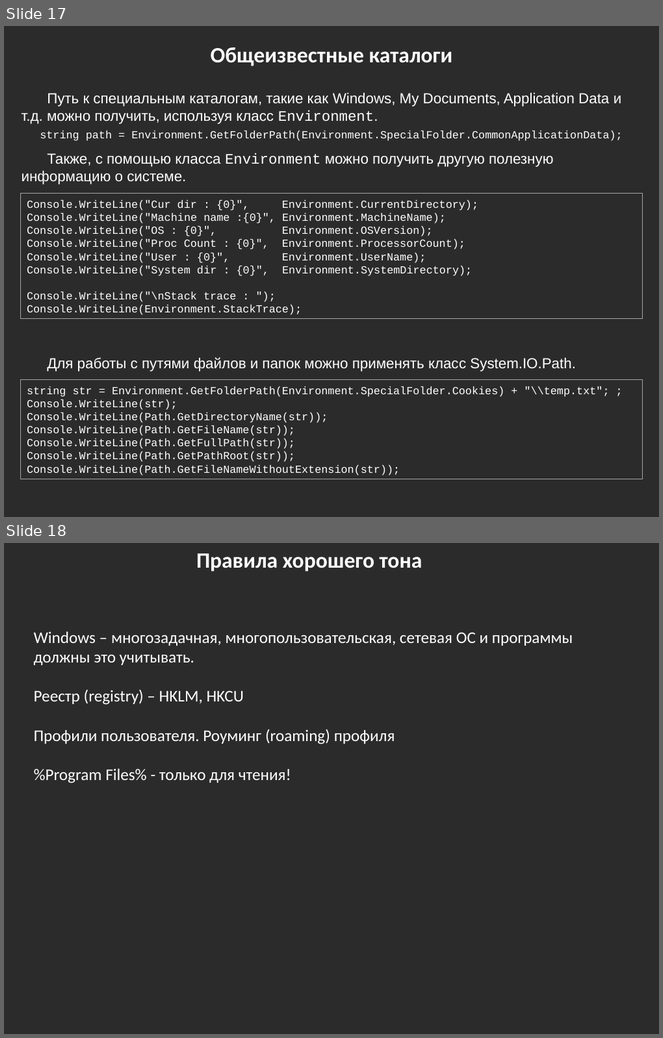
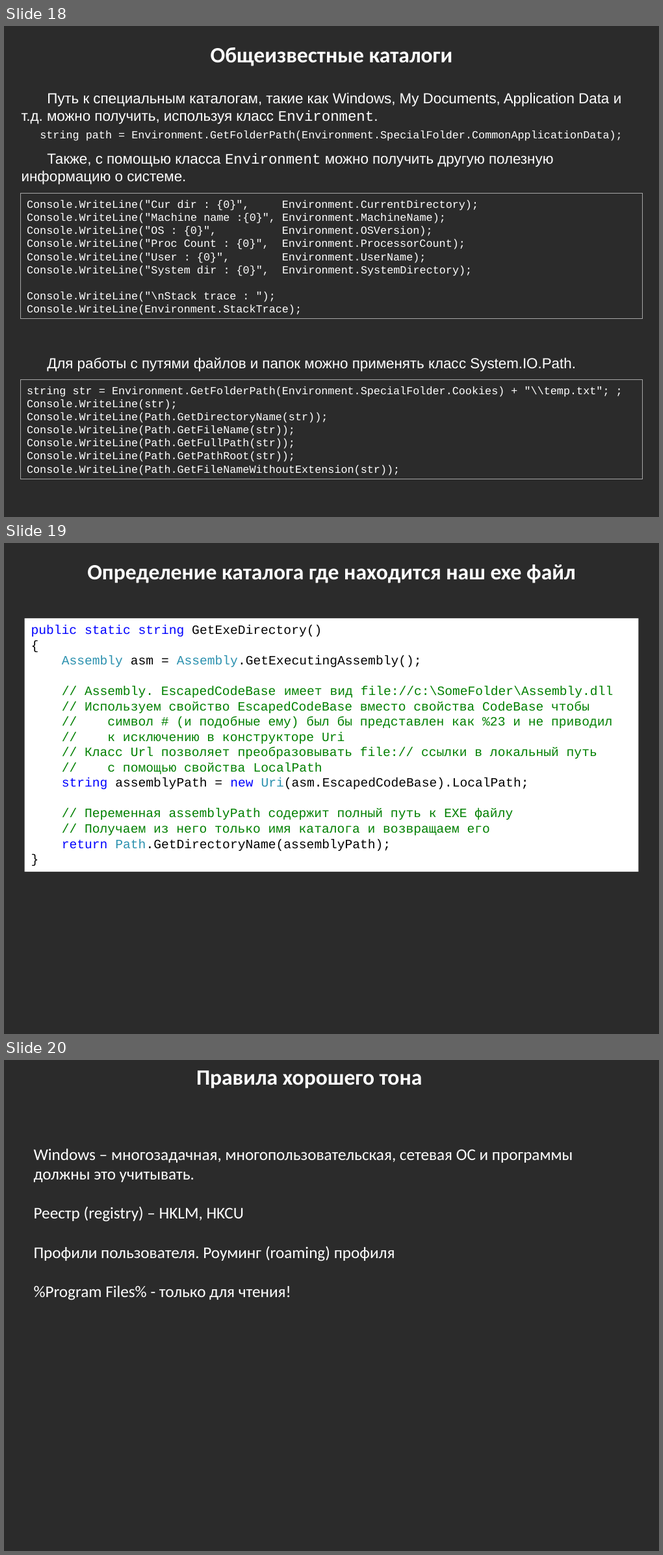
Before and after one commit to bazile/Training, a slide deck: Presentation/lesson-04-io.pptx. Shown one above the other, each under a label of ours: slides 17 and 18 before the commit, slides 18, 19 and 20 after it. The pictures are 663x1038 and 663x1555 pixels, drawn with LibreOffice and Linux fonts; fonts in the diff are those of the drawing; background and template pictures are left out; a plain dark background stands for a picture behind light text. Boxes give left, top, right and bottom in pixels: in the first picture for what was removed or moved away, otherwise in the second. Text is boxed around its words. In the diff, an @@ line names an element or a change of style, - is before the commit and + after.

```diff
--- a/Presentation/lesson-04-io.pptx
+++ b/Presentation/lesson-04-io.pptx
@@ slide 19 added at [4, 543, 659, 1034], background picture (left out) @@
@@ text added at [87, 564, 576, 583], 24 pt, text #FFFFFF, bold @@
+Определение каталога где находится наш exe файл
@@ rectangle added at [24, 618, 638, 872], fill #FFFFFF, 14 pt, text #008000 @@
+public static string GetExeDirectory()
+{
+Assembly asm = Assembly.GetExecutingAssembly();
+// Assembly. EscapedCodeBase имеет вид file://c:\SomeFolder\Assembly.dll
+// Используем свойство EscapedCodeBase вместо свойства CodeBase чтобы
+// символ # (и подобные ему) был бы представлен как %23 и не приводил
+// к исключению в конструкторе Uri
+// Класс Url позволяет преобразовывать file:// ссылки в локальный путь
+// с помощью свойства LocalPath
+string assemblyPath = new Uri(asm.EscapedCodeBase).LocalPath;
+// Переменная assemblyPath содержит полный путь к EXE файлу
+// Получаем из него только имя каталога и возвращаем его
+return Path.GetDirectoryName(assemblyPath);
+}
@@ what was slide 17 is now slide 18 @@
@@ what was slide 18 is now slide 20 @@
```
Also in this commit, not shown: 2 slides changed, 1 other slide added, 1 other file.
